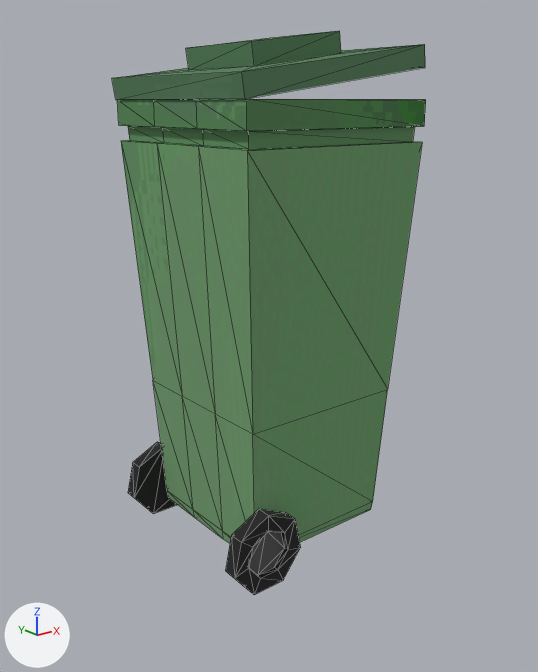
Before and after pictures for a commit that changed the glTF model assets/models/TrashBin.glb.
One viewpoint serves both versions: a camera (50 mm lens) standing at (-3.78, -5.91, 4.96) and looking at (0.78, -0.2, 2.68). Every picture has the same lights, and +X, +Y and +Z are marked at lower left. Mesh edges are drawn as thin lines. Vertices at the same position are counted once.
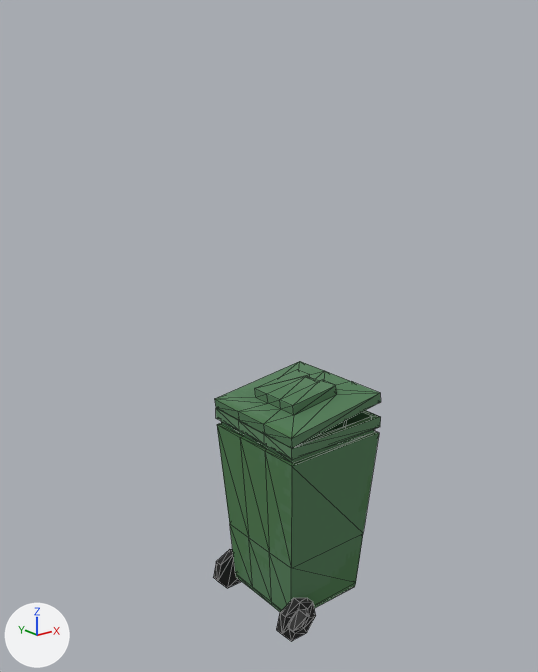
Changed parts and their boxes (x1, y1, x2, y2) in the pictures (538 x 672 px):
'Cube', moved, rescaled: before (117, 99, 426, 544); after (216, 408, 381, 612)
'Cube.001', reshaped, moved, rescaled (47% narrower, 24% taller): before (112, 30, 425, 100); after (215, 361, 381, 448)
'Cylinder.001', moved, rescaled, turned: before (225, 509, 301, 595); after (276, 598, 316, 642)
'Cylinder', moved, rescaled (40% narrower, 44% shorter): before (128, 442, 177, 514); after (213, 549, 242, 589)
part 2 of me_cube_004, built on: before (112, 31, 421, 100); after (215, 361, 380, 448)
part 3 of me_cube_004, surface changed: before (117, 30, 425, 99); after (215, 361, 381, 448)

The change in detail:
me_cube_003 has 84 vertices, 164 faces and spans x -1.06..0.94, y -0.95..1.05, z -2.28..-0.28.
me_cube_003 is used by ob_cube; location (0.98, -0.08, 5.59); scale (1.05, 1.05, 2.19).
me_cube_003 part 1: texture (UV) coordinates of 164 of 164 faces, centred in x -1.06..0.94, y -0.95..1.05, z -2.28..-0.28, changed; they spanned u 0.02..0.6, v 0.02..1.0 and now span u 0.0..0.96, v 0.2..0.99.
me_cube_004 is used by ob_cube_001; location (-0.14, -0.1, 4.87); rotation (0.0, -0.136, 0.0), in degrees (0, -7.8, 0); scale (1.05, 1.05, 1.92).
me_cube_004 had 16 vertices, 28 faces and spanned x 0.0..2.0, y -0.93..1.07, z 0.06..0.27.
me_cube_004 now has 60 vertices, 116 faces and spans x 0.0..2.0, y -0.93..1.07, z 0.06..0.27.
Part 2, on me_cube_004:
16 faces are deleted.
36 vertices are added at x 0.0..2.0, y -0.7..0.4, z 0.06..0.27.
8 new vertices lie (0.0, 0.44, 0.0) away from vertices in x 0.23..1.77, y -0.7..0.4, z 0.06..0.09.
102 new faces join them, mat_material_002 (picture img_trashbin).
2 new faces join them, mat_material_003 (black #202020).
me_cube_004 part 3: 12 kept faces spanning x 0.0..2.0, y -0.93..1.07, z 0.06..0.27 get new texture (UV) coordinates.
me_cube_004 now uses material mat_material_003 (black #202020).
Object 'Cube' (ob_cube) moves from (0.98, -0.08, 5.59) to (0.67, -0.85, 2.34).
Object 'Cube' (ob_cube) is rescaled from (1.05, 1.05, 2.19) to (0.56, 0.582, 0.965).
Object 'Cube.001' (ob_cube_001) moves from (-0.14, -0.1, 4.87) to (0.09, -0.87, 2.02).
Object 'Cube.001' (ob_cube_001) is rescaled from (1.05, 1.05, 1.92) to (0.56, 0.582, 0.961).
Object 'Cylinder' (ob_cylinder) moves from (0.11, 0.93, 0.82) to (0.21, -0.3, 0.22).
Object 'Cylinder' (ob_cylinder) is rescaled from (-0.419, -0.419, -0.0763) to (-0.223, -0.209, -0.0421).
Object 'Cylinder.001' (ob_cylinder_001) turns from (-90, 0, 0) to (0, 0, 0) degrees about x, y and z.
Object 'Cylinder.001' (ob_cylinder_001) is rescaled from (-0.419, -0.419, -0.0763) to (1.0, 1.0, 1.0).
In object 'Cylinder.001' (ob_cylinder_001), parent is now set to ob_cylinder.
Object 'Cylinder.001' (ob_cylinder_001) moves from (0.107, -0.97, 0.819) to (0.0, 0.0, 24.93).
